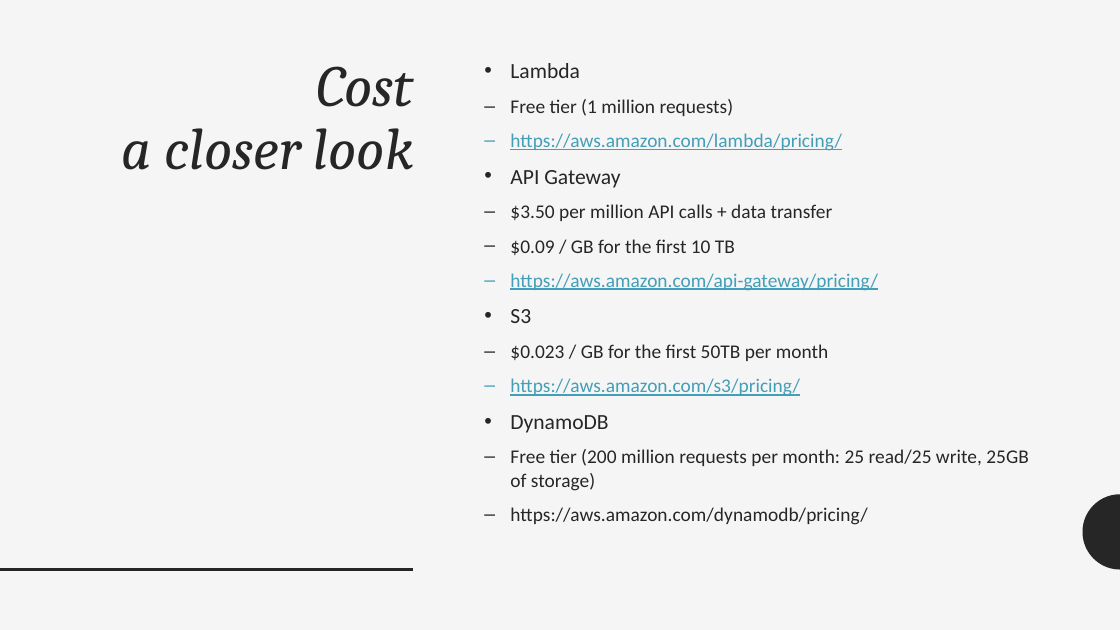
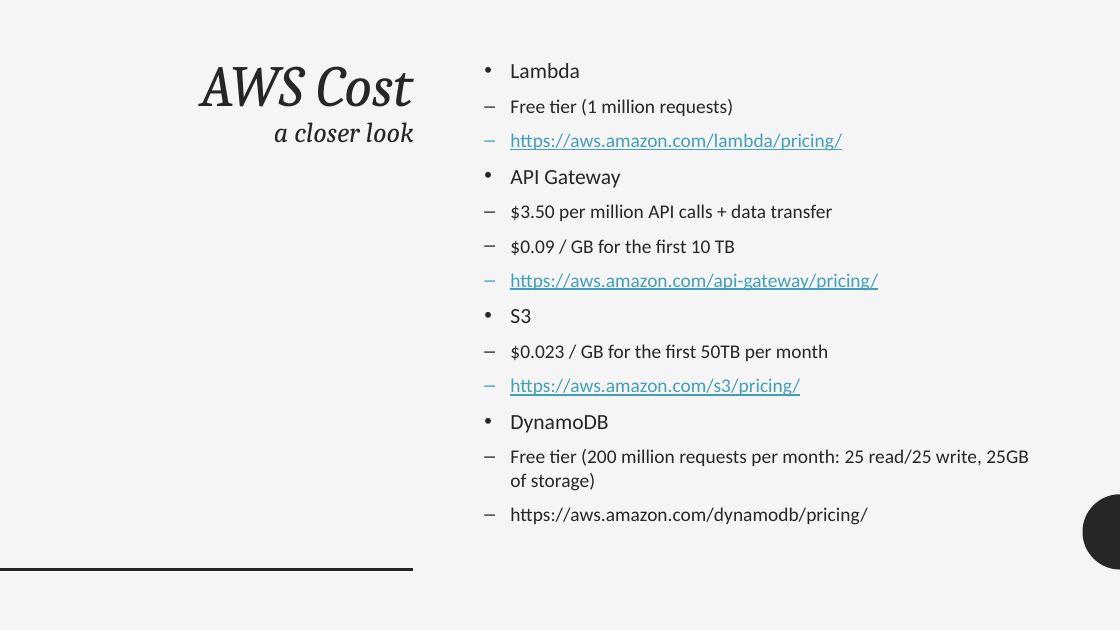
Before and after one commit to adrianpomilio/going-serverless, a slide deck: slide 18 of going-serverless-2017.pptx (slide 11 before the commit). Drawn at 1120x630 pixels with LibreOffice and Linux fonts; fonts in the diff are those of the drawing. Boxes give left, top, right and bottom in pixels: in the first picture for what was removed or moved away, otherwise in the second. Text is boxed around its words. In the diff, an @@ line names an element or a change of style, - is before the commit and + after.

Commit message:
rearranged cost and patterns, added fix to lambda container screen.

```diff
--- a/going-serverless-2017.pptx
+++ b/going-serverless-2017.pptx
@@ title at [200, 66, 414, 142]: text changed; size 50 to 24 pt @@
-Cost
-a closer look
+AWS Cost
+a closer look
```
Also in this commit, not shown: 1 other slide changed, 1 slide added.
